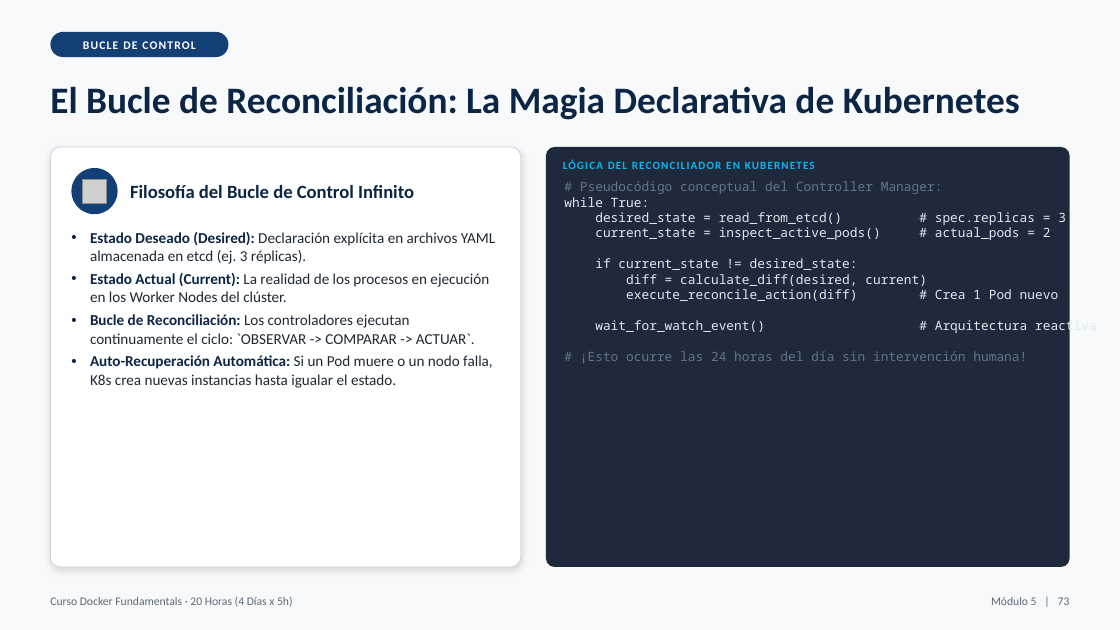
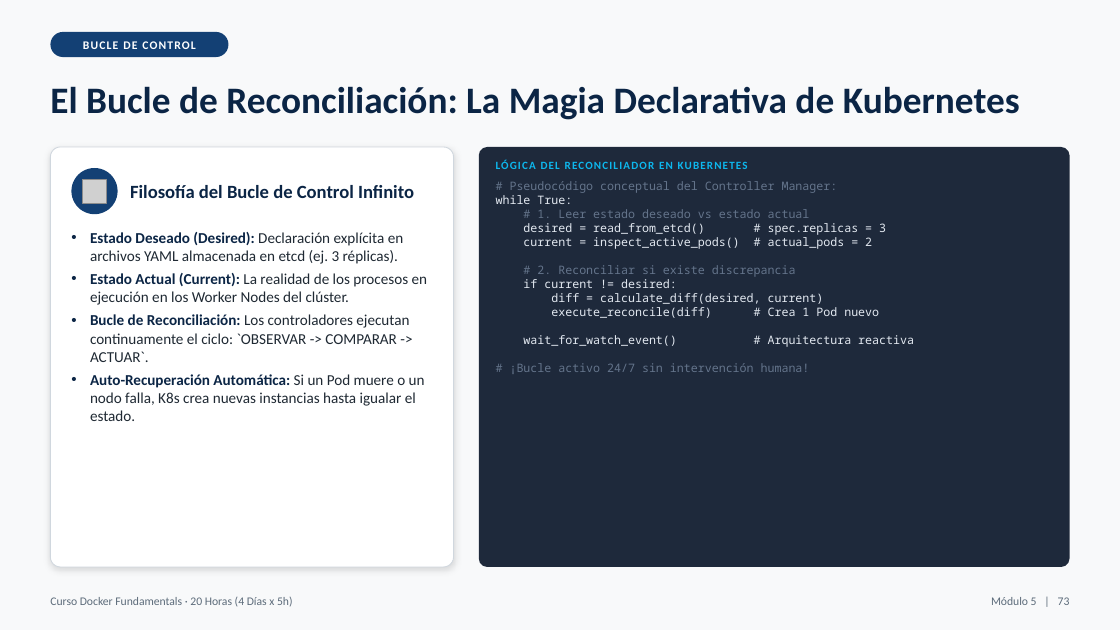
Before and after one commit to masalinas/training-docker-fundamentals, a slide deck: slide 73 of Docker_Fundamentals_20H.pptx. Drawn at 1120x630 pixels with LibreOffice and Linux fonts; fonts in the diff are those of the drawing; grey boxes stand for pictures. Boxes give left, top, right and bottom in pixels: in the first picture for what was removed or moved away, otherwise in the second. Text is boxed around its words. In the diff, an @@ line names an element or a change of style, - is before the commit and + after.

```diff
--- a/Docker_Fundamentals_20H.pptx
+++ b/Docker_Fundamentals_20H.pptx
@@ rounded rectangle: place and size @@
-rounded rectangle at bbox=[50, 147, 521, 567]
+rounded rectangle at bbox=[50, 147, 454, 567]
@@ rounded rectangle at bbox=[50, 147, 454, 567]: proportions changed @@
@@ rounded rectangle: place and size @@
-rounded rectangle at bbox=[546, 147, 1070, 567]
+rounded rectangle at bbox=[479, 147, 1070, 567]
@@ text "LÓGICA DEL RECONCILIADOR EN KUBERNETES" rewrapped from bbox=[563, 155, 899, 176] to bbox=[496, 155, 874, 176] @@
@@ text "# Pseudocódigo conceptual del Controller ...": place and size @@
-text "# Pseudocódigo conceptual del Controller ..." at bbox=[564, 181, 1059, 363]
+text "# Pseudocódigo conceptual del Controller ..." at bbox=[496, 181, 914, 374]
@@ text at bbox=[496, 181, 914, 347]: size 11 to 10 pt in "# Pseudocódigo conceptual del Controller Manager:", "while True:", "diff = calculate_diff(desired, current)", "wait_for_watch_event() # Arquitectura reactiva" @@
@@ text at bbox=[523, 209, 886, 288]: text changed; size 11 to 10 pt @@
-desired_state = read_from_etcd() # spec.replicas = 3
-current_state = inspect_active_pods() # actual_pods = 2
-if current_state != desired_state:
+# 1. Leer estado deseado vs estado actual
+desired = read_from_etcd() # spec.replicas = 3
+current = inspect_active_pods() # actual_pods = 2
+# 2. Reconciliar si existe discrepancia
+if current != desired:
@@ text "Estado Deseado (Desired): Declaración explícita ..." rewrapped from bbox=[90, 232, 495, 388] to bbox=[90, 232, 428, 421] @@
@@ text at bbox=[551, 307, 879, 318]: text changed; size 11 to 10 pt @@
-execute_reconcile_action(diff) # Crea 1 Pod nuevo
+execute_reconcile(diff) # Crea 1 Pod nuevo
@@ text at bbox=[510, 363, 810, 374]: text changed; size 11 to 10 pt @@
-# ¡Esto ocurre las 24 horas del día sin intervención humana!
+# ¡Bucle activo 24/7 sin intervención humana!
```
Also in this commit, not shown: 36 other slides changed, 11 other files.
